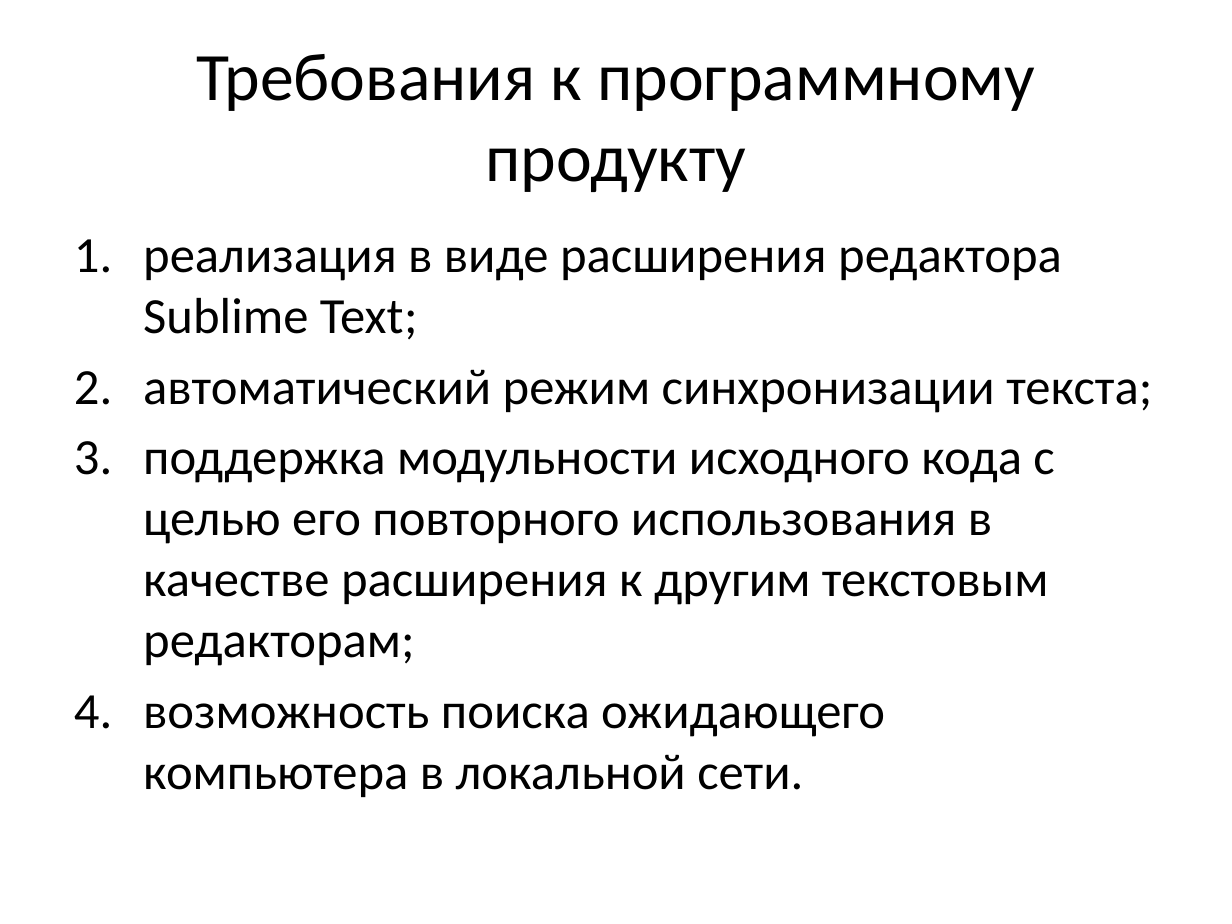
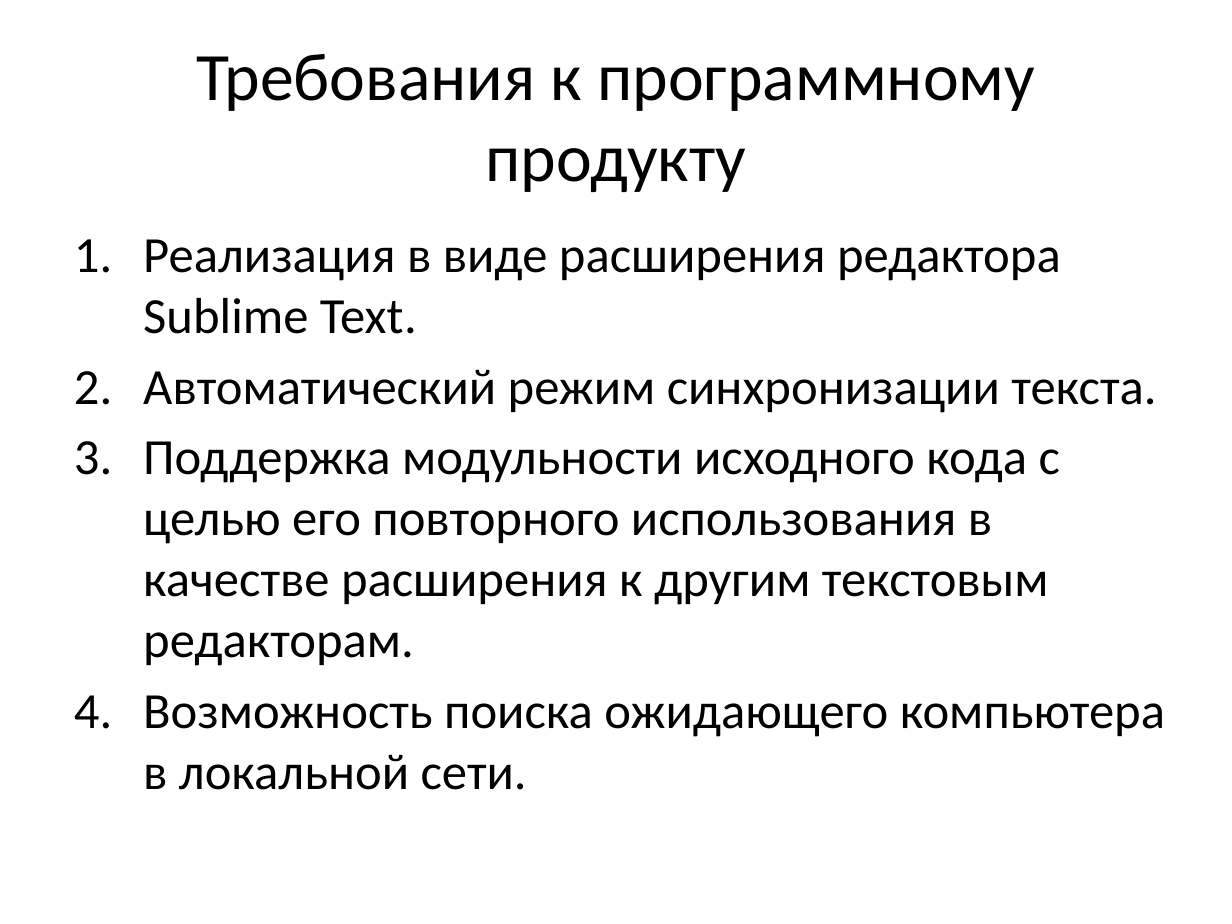
Before and after one commit to mikhail-putilov/archive, a slide deck: slide 4 of ВКР Путилов М.Ю. Презентация.pptx. Drawn at 1232x924 pixels with LibreOffice and Linux fonts; fonts in the diff are those of the drawing. Boxes give left, top, right and bottom in pixels: in the first picture for what was removed or moved away, otherwise in the second. Text is boxed around its words. In the diff, an @@ line names an element or a change of style, - is before the commit and + after.

```diff
--- a/ВКР Путилов М.Ю. Презентация.pptx
+++ b/ВКР Путилов М.Ю. Презентация.pptx
@@ text at (143, 239, 1165, 790): text changed @@
-1. реализация в виде расширения редактора Sublime Text;
-2. автоматический режим синхронизации текста;
-3. поддержка модульности исходного кода с целью его повторного использования в качестве расширения к другим текстовым редакторам;
-4. возможность поиска ожидающего компьютера в локальной сети.
+1. Реализация в виде расширения редактора Sublime Text.
+2. Автоматический режим синхронизации текста.
+3. Поддержка модульности исходного кода с целью его повторного использования в качестве расширения к другим текстовым редакторам.
+4. Возможность поиска ожидающего компьютера в локальной сети.
```
Also in this commit, not shown: 3 other slides changed, 3 other files.
